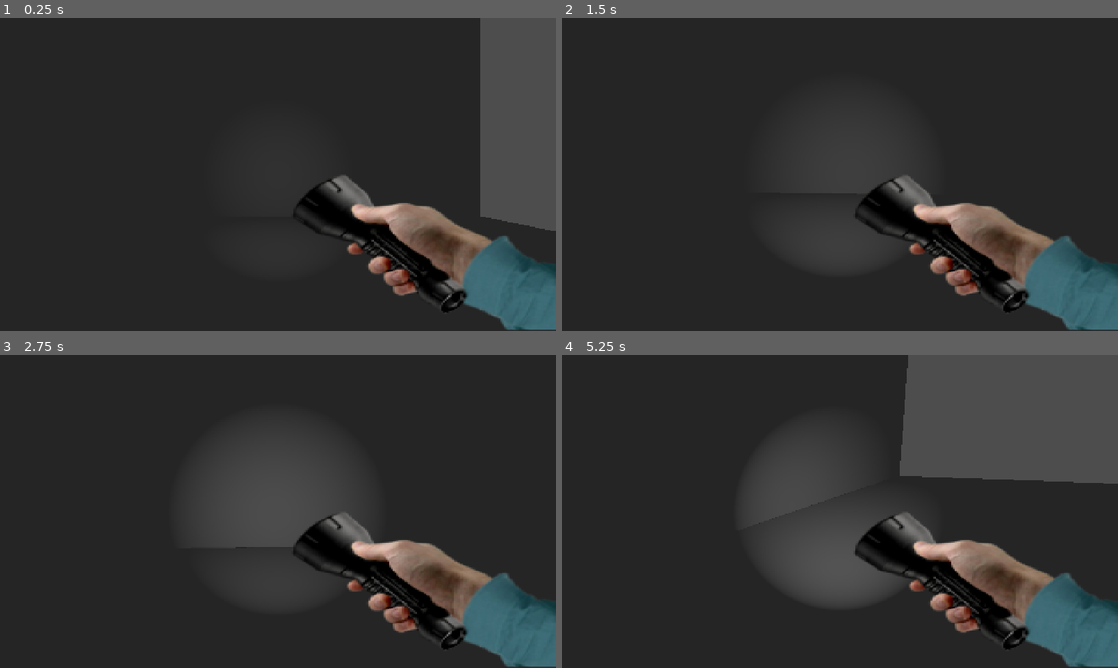
Above: before the commit, frames 1-4 (two rows, left to right).
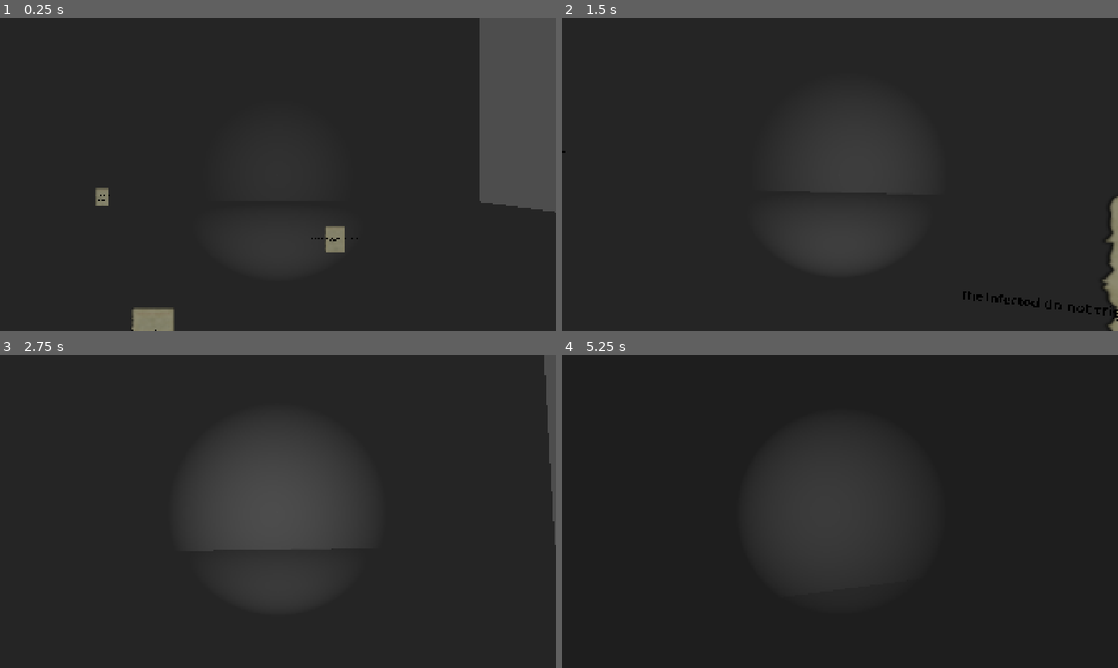
Above: after the commit, the same moments.

Repository: etherstep/mycophobia
Game: Godot game, scene res://Scenes/world.tscn
Same seed, same stepped clock (60 frames per second), same inputs: the game is played once before the commit and once after it.
Inputs (mouse positions are in pixels of both pictures, inside the frame that each line leads up to):
- Up to frame 1 (0.25 s): no input
- Up to frame 2 (1.5 s): move the mouse to (867, 174) at 0.52 s; hold Up (ui_up) from 0.53 s (still down); click (867, 174) at 0.6 s; move the mouse to (812, 174) at 1.27 s; click (812, 174) at 1.35 s
- Up to frame 3 (2.75 s): keep holding Up (ui_up); move the mouse to (289, 505) at 2.02 s; click (289, 505) at 2.1 s
- Up to frame 4 (5.25 s): move the mouse to (834, 517) at 2.77 s; click (834, 517) at 2.85 s; move the mouse to (878, 514) at 3.52 s; click (878, 514) at 3.6 s; tap Escape (ui_cancel) at 4.15 s; move the mouse to (673, 464) at 4.27 s; release Up (ui_up) at 4.28 s; hold Left (ui_left) 4.28-5.03 s; click (673, 464) at 4.35 s; tap Tab (inventory, bound only after the commit) at 4.9 s; move the mouse to (845, 511) at 5.02 s; hold Up (ui_up) from 5.03 s (still down); click (845, 511) at 5.1 s

The runs differ from the first frame. In frame 1, 11% of the frame differs, in the area x 17-100%, y 0-100%; in frame 2, 10%; in frame 3, 10%; in frame 4, 27%, in the area x 41-100%, y 0-100%.

Commit message:
Inventory/notes/interacting/crosshair

Diff:
--- /dev/null
+++ b/Items/note_1.tres
@@ -0,0 +1,21 @@
+[gd_resource type="Resource" script_class="ItemData" format=3 uid="uid://wuon56xger2q"]
+
+[ext_resource type="Script" uid="uid://dafwh6dm3o2hn" path="res://Scripts/Resources/ItemData.gd" id="1_wn210"]
+[ext_resource type="Texture2D" uid="uid://y3wffoaoc0gx" path="res://Assets/PNG-Single Sheet-02.png" id="2_wn210"]
+
+[resource]
+script = ExtResource("1_wn210")
+name = "note_1"
+item_type = 1
+texture = ExtResource("2_wn210")
+text = "Houses infected.
+Breathing out spores.
+People transforming.
+Made a mistake.
+Salt dries the people out.
+Run to avoid mushroom people, facemasks useless.
+Salt and then fire destroys the spore shooters.
+Salt water restores health for infected lungs.
+
+Dr. Donovan"
+metadata/_custom_type_script = "uid://dafwh6dm3o2hn"
--- /dev/null
+++ b/Items/note_2.tres
@@ -0,0 +1,16 @@
+[gd_resource type="Resource" script_class="ItemData" format=3 uid="uid://ck2x7gq3y85ng"]
+
+[ext_resource type="Script" uid="uid://dafwh6dm3o2hn" path="res://Scripts/Resources/ItemData.gd" id="1_4ato6"]
+[ext_resource type="Texture2D" uid="uid://y3wffoaoc0gx" path="res://Assets/PNG-Single Sheet-02.png" id="2_v23vv"]
+
+[resource]
+script = ExtResource("1_4ato6")
+name = "note_2"
+item_type = 1
+texture = ExtResource("2_v23vv")
+text = "Need to restore the people’s health.
+Thought I knew what I was doing.
+The cave at the edge of town had a special mushroom. I thought it might be interesting to test it.
+It crossbred with the houses. Now they’re dangerous.
+Dr. Donovan"
+metadata/_custom_type_script = "uid://dafwh6dm3o2hn"
--- /dev/null
+++ b/Items/note_3.tres
@@ -0,0 +1,13 @@
+[gd_resource type="Resource" script_class="ItemData" format=3 uid="uid://buqhpnvq3x60w"]
+
+[ext_resource type="Script" uid="uid://dafwh6dm3o2hn" path="res://Scripts/Resources/ItemData.gd" id="1_owpok"]
+[ext_resource type="Texture2D" uid="uid://y3wffoaoc0gx" path="res://Assets/PNG-Single Sheet-02.png" id="2_2xg3g"]
+
+[resource]
+script = ExtResource("1_owpok")
+name = "note_3"
+item_type = 1
+texture = ExtResource("2_2xg3g")
+text = "The infected do not trigger the spore shooters or other infected people.
+Dr. Donovan"
+metadata/_custom_type_script = "uid://dafwh6dm3o2hn"
--- /dev/null
+++ b/Items/note_4.tres
@@ -0,0 +1,15 @@
+[gd_resource type="Resource" script_class="ItemData" format=3 uid="uid://gs3xlxv3tk2m"]
+
+[ext_resource type="Script" uid="uid://dafwh6dm3o2hn" path="res://Scripts/Resources/ItemData.gd" id="1_bhbqf"]
+[ext_resource type="Texture2D" uid="uid://y3wffoaoc0gx" path="res://Assets/PNG-Single Sheet-02.png" id="2_d2s8c"]
+
+[resource]
+script = ExtResource("1_bhbqf")
+name = "note_4"
+item_type = 1
+texture = ExtResource("2_d2s8c")
+text = "The mother mushroom links all the others.
+Salt and fire her, and all will reset.
+I could not get past the cloud to reach the center.
+Dr. Donovan"
+metadata/_custom_type_script = "uid://dafwh6dm3o2hn"
--- /dev/null
+++ b/Scenes/Collectable/collectible.tscn
@@ -0,0 +1,43 @@
+[gd_scene format=3 uid="uid://mrel6vbb8f75"]
+
+[ext_resource type="Script" uid="uid://c2g4mg6q43r6o" path="res://Scripts/collectible.gd" id="1_sbuda"]
+[ext_resource type="Resource" uid="uid://wuon56xger2q" path="res://Items/note_1.tres" id="2_bhxhe"]
+[ext_resource type="Texture2D" uid="uid://y3wffoaoc0gx" path="res://Assets/PNG-Single Sheet-02.png" id="3_8nals"]
+[ext_resource type="FontFile" uid="uid://cro8r0d8svrul" path="res://Assets/Fonts/Bastliga One.ttf" id="4_8nals"]
+
+[sub_resource type="BoxShape3D" id="BoxShape3D_y1mi7"]
+size = Vector3(0.12124634, 0.18652344, 0.0072631836)
+
+[node name="Collectible" type="Area3D" unique_id=376975287 node_paths=PackedStringArray("sprite", "label")]
+script = ExtResource("1_sbuda")
+item_data = ExtResource("2_bhxhe")
+sprite = NodePath("Sprite3D")
+label = NodePath("Label3D")
+
+[node name="Sprite3D" type="Sprite3D" parent="." unique_id=936071494]
+modulate = Color(0.6189661, 0.6073571, 0.5496641, 1)
+texture = ExtResource("3_8nals")
+
+[node name="CollisionShape3D" type="CollisionShape3D" parent="." unique_id=1578078474]
+transform = Transform3D(30.145, 0, 0, 0, 30.145, 0, 0, 0, 30.145, -0.017019242, 0.18081379, 0.022004038)
+shape = SubResource("BoxShape3D_y1mi7")
+
+[node name="Label3D" type="Label3D" parent="." unique_id=457749072]
+transform = Transform3D(1, 0, 0, 0, 1, 0, 0, 0, 1, 0, -0.05897358, 0.0056913495)
+alpha_cut = 1
+modulate = Color(0, 0, 0, 1)
+text = "Houses infected.
+Breathing out spores.
+People transforming.
+Made a mistake.
+Salt dries the people out.
+Run to avoid mushroom people, facemasks useless.
+Salt and then fire
+destroys the spore shooters.
+Salt water restores healthfor infected lungs.
+
+
+Dr. Donovan"
+font = ExtResource("4_8nals")
+font_size = 48
+outline_size = 2
--- /dev/null
+++ b/Scenes/Inventory/inventory.tscn
@@ -0,0 +1,6 @@
+[gd_scene format=3 uid="uid://c0v0snal5vfl3"]
+
+[ext_resource type="Script" uid="uid://doit532aggyvj" path="res://Scripts/Inventory/inventory.gd" id="1_lfv3a"]
+
+[node name="Inventory" type="Node" unique_id=2098244082]
+script = ExtResource("1_lfv3a")
--- /dev/null
+++ b/Scenes/Inventory/inventory_slot.tscn
@@ -0,0 +1,9 @@
+[gd_scene format=3 uid="uid://bebx4uwqtoxd6"]
+
+[ext_resource type="Script" uid="uid://btil6c3e8ntyu" path="res://Scripts/Inventory/inventory_slot.gd" id="1_3qr85"]
+
+[node name="InventorySlot" type="PanelContainer" unique_id=1856159485]
+script = ExtResource("1_3qr85")
+
+[node name="TextureRect" type="TextureRect" parent="." unique_id=264708544]
+layout_mode = 2
--- /dev/null
+++ b/Scenes/Inventory/inventory_ui.tscn
@@ -0,0 +1,73 @@
+[gd_scene format=3 uid="uid://c7un65hd14m7y"]
+
+[ext_resource type="Script" uid="uid://car8gcbef5qxc" path="res://Scripts/Inventory/inventory_ui.gd" id="1_a3clf"]
+[ext_resource type="FontFile" uid="uid://bpjw2t3qpj5rj" path="res://Assets/Fonts/Bastliga One.otf" id="3_s1kqi"]
+
+[node name="Inventory_ui" type="Control" unique_id=196500527 node_paths=PackedStringArray("item_texture", "item_text")]
+layout_mode = 3
+anchors_preset = 15
+anchor_right = 1.0
+anchor_bottom = 1.0
+grow_horizontal = 2
+grow_vertical = 2
+script = ExtResource("1_a3clf")
+item_texture = NodePath("ItemDetails/ItemTexture")
+item_text = NodePath("ItemDetails/ItemTexture/ItemText")
+
+[node name="Slots" type="GridContainer" parent="." unique_id=863513507]
+layout_mode = 0
+theme_override_constants/h_separation = 0
+theme_override_constants/v_separation = 0
+columns = 4
+
+[node name="Panel" type="Panel" parent="." unique_id=92153644]
+layout_mode = 1
+anchors_preset = 15
+anchor_right = 1.0
+anchor_bottom = 1.0
+grow_horizontal = 2
+grow_vertical = 2
+mouse_filter = 2
+
+[node name="ItemDetails" type="VBoxContainer" parent="." unique_id=1842983767]
+layout_mode = 0
+
+[node name="ItemTexture" type="TextureRect" parent="ItemDetails" unique_id=1113905775]
+layout_mode = 2
+
+[node name="ItemText" type="Label" parent="ItemDetails/ItemTexture" unique_id=944290168]
+layout_mode = 0
+offset_right = 1.0
+offset_bottom = 32.0
+theme_override_colors/font_color = Color(0, 0, 0, 1)
+theme_override_fonts/font = ExtResource("3_s1kqi")
+theme_override_font_sizes/font_size = 21
+horizontal_alignment = 1
+vertical_alignment = 1
+
+[node name="NoteView" type="Control" parent="." unique_id=2013187292]
+anchors_preset = 0
+offset_right = 40.0
+offset_bottom = 40.0
+
+[node name="NoteTexture" type="TextureRect" parent="NoteView" unique_id=277415346]
+layout_mode = 0
+offset_right = 40.0
+offset_bottom = 40.0
+
+[node name="NoteText" type="RichTextLabel" parent="NoteView" unique_id=960714025]
+layout_mode = 0
+offset_right = 40.0
+offset_bottom = 40.0
+theme_override_colors/default_color = Color(0, 0, 0, 1)
+theme_override_fonts/normal_font = ExtResource("3_s1kqi")
+theme_override_font_sizes/normal_font_size = 62
+bbcode_enabled = true
+
+[node name="NoteReadablePanel" type="PanelContainer" parent="NoteView" unique_id=1291626641]
+layout_mode = 0
+offset_right = 40.0
+offset_bottom = 40.0
+
+[node name="NoteReadableText" type="RichTextLabel" parent="NoteView/NoteReadablePanel" unique_id=660730989]
+layout_mode = 2
--- /dev/null
+++ b/Scenes/camera_3d.gd
@@ -0,0 +1,60 @@
+
+extends Camera3D
+
+@export var interaction_distance: float = 4.0
+@export var crosshair: Label
+
+var current_target: Object = null
+
+
+func _process(_delta: float) -> void:
+	update_target()
+
+
+func _unhandled_input(event: InputEvent) -> void:
+	if event is InputEventMouseButton \
+	and event.button_index == MOUSE_BUTTON_LEFT \
+	and event.pressed:
+
+		if Input.mouse_mode != Input.MOUSE_MODE_CAPTURED:
+			return
+
+		if is_instance_valid(current_target):
+			if current_target.has_method("interact"):
+				current_target.interact()
+
+
+func update_target() -> void:
+	var screen_center := get_viewport().get_visible_rect().size / 2.0
+	var ray_origin := project_ray_origin(screen_center)
+	var ray_direction := project_ray_normal(screen_center)
+
+	var query := PhysicsRayQueryParameters3D.create(
+		ray_origin,
+		ray_origin + ray_direction * interaction_distance
+	)
+	query.collide_with_areas = true
+	query.collide_with_bodies = true
+	query.exclude = [get_parent().get_rid()]
+
+	var result := get_world_3d().direct_space_state.intersect_ray(query)
+	var new_target: Object = null
+
+	if not result.is_empty():
+		var hit = result["collider"]
+		if hit.has_method("interact"):
+			new_target = hit
+
+	if new_target != current_target:
+		if is_instance_valid(current_target):
+			if current_target.has_method("set_hovered"):
+				current_target.set_hovered(false)
+
+		current_target = new_target
+
+		if is_instance_valid(current_target):
+			if current_target.has_method("set_hovered"):
+				current_target.set_hovered(true)
+
+	if is_instance_valid(crosshair):
+		crosshair.text = "+" if is_instance_valid(current_target) else "·"
--- a/Scenes/player.tscn
+++ b/Scenes/player.tscn
@@ -2,6 +2,7 @@
 
 [ext_resource type="Script" uid="uid://dan8rdmtctyco" path="res://Scripts/player.gd" id="1_v0iea"]
 [ext_resource type="Texture2D" uid="uid://4lasgcmipv8" path="res://Assets/Sprites/flashlight.png" id="2_cvnsp"]
+[ext_resource type="Script" uid="uid://jn25rxf5yoyl" path="res://Scenes/camera_3d.gd" id="2_cvnsp"]
 
 [sub_resource type="CapsuleShape3D" id="CapsuleShape3D_baysf"]
 height = 2.6291504
@@ -13,7 +14,7 @@
 transform = Transform3D(1, 0, 0, 0, 1, 0, 0, 0, 1, 0, 1.2845459, 0)
 shape = SubResource("CapsuleShape3D_baysf")
 
-[node name="Camera3D" type="Camera3D" parent="." unique_id=1325310241]
+[node name="Camera3D" type="Camera3D" parent="." unique_id=1325310241 node_paths=PackedStringArray("crosshair")]
 transform = Transform3D(1, 0, 0, 0, 1, 0, 0, 0, 1, 0, 2.125563, 0)
 current = true
 
@@ -22,6 +23,9 @@
 shadow_enabled = true
 spot_range = 30.0
 spot_angle = 30.0
+script = ExtResource("2_cvnsp")
+interaction_distance = null
+crosshair = NodePath("../HUD/Crosshair")
 
 [node name="InteractRay" type="RayCast3D" parent="Camera3D" unique_id=952571717]
 target_position = Vector3(0, 0, -2.6)
@@ -36,3 +40,20 @@
 grow_vertical = 2
 texture = ExtResource("2_cvnsp")
 expand_mode = 3
+[node name="HUD" type="CanvasLayer" parent="." unique_id=706489439]
+
+[node name="Crosshair" type="Label" parent="HUD" unique_id=437704891]
+anchors_preset = 8
+anchor_left = 0.5
+anchor_top = 0.5
+anchor_right = 0.5
+anchor_bottom = 0.5
+offset_left = -20.0
+offset_top = -20.0
+offset_right = 20.0
+offset_bottom = 20.0
+grow_horizontal = 2
+grow_vertical = 2
+text = "·"
+horizontal_alignment = 1
+vertical_alignment = 1
--- a/Scenes/world.tscn
+++ b/Scenes/world.tscn
@@ -2,6 +2,12 @@
 
 [ext_resource type="PackedScene" uid="uid://casgcs7q8ujxx" path="res://Scenes/player.tscn" id="1_a02cp"]
 [ext_resource type="PackedScene" uid="uid://gbgmc8mxfeg5" path="res://Scenes/enemy.tscn" id="2_go701"]
+[ext_resource type="PackedScene" uid="uid://c0v0snal5vfl3" path="res://Scenes/Inventory/inventory.tscn" id="3_fo5ed"]
+[ext_resource type="PackedScene" uid="uid://c7un65hd14m7y" path="res://Scenes/Inventory/inventory_ui.tscn" id="4_5ukr8"]
+[ext_resource type="PackedScene" uid="uid://mrel6vbb8f75" path="res://Scenes/Collectable/collectible.tscn" id="5_o06y3"]
+[ext_resource type="Resource" uid="uid://ck2x7gq3y85ng" path="res://Items/note_2.tres" id="7_5v1tr"]
+[ext_resource type="Resource" uid="uid://buqhpnvq3x60w" path="res://Items/note_3.tres" id="8_0fj1v"]
+[ext_resource type="Resource" uid="uid://gs3xlxv3tk2m" path="res://Items/note_4.tres" id="9_ikia7"]
 
 [sub_resource type="Environment" id="Environment_baysf"]
 ambient_light_energy = 0.1
@@ -39,8 +45,32 @@
 transform = Transform3D(1, 4.144645e-05, -5.3947766e-05, -4.142441e-05, 0.99999994, 0.00027505087, 5.396469e-05, -0.00027504755, 0.99999994, -1.7321346, -0.33124948, -4.384234)
 shape = SubResource("BoxShape3D_baysf")
 
-[node name="Player" parent="." unique_id=892995834 instance=ExtResource("1_a02cp")]
-transform = Transform3D(1, 0, 0, 0, 1, 0, 0, 0, 1, 0, 3.7738996, 0)
+[node name="Player" parent="." unique_id=892995834 node_paths=PackedStringArray("inventory_ui") instance=ExtResource("1_a02cp")]
+transform = Transform3D(1, 0, 0, 0, 1, 0, 0, 0, 1, 0, 2, 0)
+inventory_ui = NodePath("../Inventory_ui")
 
 [node name="Enemy" parent="." unique_id=1972230293 instance=ExtResource("2_go701")]
 transform = Transform3D(4.6, 0, 0, 0, 4.6, 0, 0, 0, 4.6, 0, 0.9149241, 0)
+
+[node name="Inventory" parent="." unique_id=2098244082 groups=["inventory"] instance=ExtResource("3_fo5ed")]
+
+[node name="Inventory_ui" parent="." unique_id=196500527 node_paths=PackedStringArray("inventory") instance=ExtResource("4_5ukr8")]
+visible = false
+inventory = NodePath("../Inventory")
+
+[node name="Collectibles" type="Node3D" parent="." unique_id=3839576]
+
+[node name="Note_1" parent="Collectibles" unique_id=376975287 instance=ExtResource("5_o06y3")]
+transform = Transform3D(0.14381513, 0, -0.01849884, 0, 0.145, 0, 0.01849884, 0, 0.14381513, 1.7368666, 1.0764514, -1.4891031)
+
+[node name="Note_2" parent="Collectibles" unique_id=582842785 instance=ExtResource("5_o06y3")]
+transform = Transform3D(0.145, 0, 0, 0, 0.145, 0, 0, 0, 0.145, -6.5571527, 2.944763, -7.5704565)
+item_data = ExtResource("7_5v1tr")
+
+[node name="Note_3" parent="Collectibles" unique_id=1202877062 instance=ExtResource("5_o06y3")]
+transform = Transform3D(0.145, 0, 0, 0, 0.145, 0, 0, 0, 0.145, 1.4764042, 2.1105397, -5.3393574)
+item_data = ExtResource("8_0fj1v")
+
+[node name="Note_4" parent="Collectibles" unique_id=861819309 instance=ExtResource("5_o06y3")]
+transform = Transform3D(0.145, 0, 0, 0, 0.145, 0, 0, 0, 0.145, -1.5221806, 1.843358, -2.46498)
+item_data = ExtResource("9_ikia7")
--- /dev/null
+++ b/Scripts/Inventory/inventory.gd
@@ -0,0 +1,22 @@
+extends Node
+class_name Inventory
+
+signal inventory_changed
+
+@export var max_slots: int = 20
+
+var items: Array[ItemData] = []
+
+func add_item(item: ItemData) -> bool:
+	if item == null:
+		return false
+
+	if items.size() >= max_slots:
+		print("Inventory is full!")
+		return false
+
+	items.append(item)
+	inventory_changed.emit()
+
+	print("Added to inventory: ", item.name)
+	return true
--- /dev/null
+++ b/Scripts/Inventory/inventory_slot.gd
@@ -0,0 +1,9 @@
+extends PanelContainer
+
+@onready var icon: TextureRect = $TextureRect
+
+var item: ItemData
+
+func set_item(new_item: ItemData) -> void:
+	item = new_item
+	icon.texture = item.icon
--- /dev/null
+++ b/Scripts/Inventory/inventory_ui.gd
@@ -0,0 +1,163 @@
+
+extends Control
+
+@export var inventory: Inventory
+
+@onready var slots: GridContainer = $Slots
+@export var item_texture: TextureRect
+@export var item_text: Label
+
+@onready var note_view: Control = $NoteView
+@onready var note_texture: TextureRect = $NoteView/NoteTexture
+@onready var note_text: RichTextLabel = $NoteView/NoteText
+@onready var note_readable_text: RichTextLabel = $NoteView/NoteReadablePanel/NoteReadableText
+@onready var note_readable_panel: PanelContainer = $NoteView/NoteReadablePanel
+
+var selected_item: ItemData = null
+var readable_font: Font = ThemeDB.fallback_font
+var decorative_font: Font = preload("res://Assets/Fonts/Bastliga One.otf")
+
+
+func _ready() -> void:
+	note_view.visible = false
+	note_readable_panel.add_theme_stylebox_override(
+		"panel",
+		_create_readable_text_background()
+	)
+
+	if inventory == null:
+		push_warning("Assign the Inventory node in the Inspector.")
+		return
+
+	inventory.inventory_changed.connect(refresh_inventory)
+	refresh_inventory()
+
+
+func refresh_inventory() -> void:
+	for child in slots.get_children():
+		child.queue_free()
+
+	for item in inventory.items:
+		var slot := Control.new()
+		slot.custom_minimum_size = Vector2(80, 80)
+		slot.mouse_filter = Control.MOUSE_FILTER_STOP
+
+		# Item texture
+		var new_item_icon := TextureRect.new()
+		new_item_icon.set_anchors_and_offsets_preset(Control.PRESET_FULL_RECT)
+		new_item_icon.expand_mode = TextureRect.EXPAND_IGNORE_SIZE
+		new_item_icon.stretch_mode = TextureRect.STRETCH_KEEP_ASPECT_CENTERED
+		new_item_icon.texture = item.texture
+		new_item_icon.mouse_filter = Control.MOUSE_FILTER_IGNORE
+		slot.add_child(new_item_icon)
+
+		# Decorative text over inventory texture
+		var new_item_text := Label.new()
+		new_item_text.set_anchors_and_offsets_preset(Control.PRESET_FULL_RECT)
+		new_item_text.text = item.text
+		new_item_text.horizontal_alignment = HORIZONTAL_ALIGNMENT_CENTER
+		new_item_text.vertical_alignment = VERTICAL_ALIGNMENT_CENTER
+		new_item_text.autowrap_mode = TextServer.AUTOWRAP_WORD
+		new_item_text.clip_text = true
+		new_item_text.mouse_filter = Control.MOUSE_FILTER_IGNORE
+		new_item_text.add_theme_font_override("font", decorative_font)
+		new_item_text.add_theme_font_size_override("font_size", 2)
+		new_item_text.add_theme_color_override("font_color", Color.WHITE)
+		new_item_text.add_theme_color_override("font_shadow_color", Color.BLACK)
+		new_item_text.add_theme_constant_override("shadow_offset_x", 1)
+		new_item_text.add_theme_constant_override("shadow_offset_y", 1)
+		slot.add_child(new_item_text)
+
+		slot.gui_input.connect(_on_slot_input.bind(item))
+		slots.add_child(slot)
+
+
+func _create_readable_text_background() -> StyleBoxFlat:
+	var style := StyleBoxFlat.new()
+	style.bg_color = Color(0.004, 0.004, 0.004, 0.745)
+	style.set_corner_radius_all(8)
+	style.set_content_margin_all(16)
+	return style
+
+
+func _update_readable_panel() -> void:
+	if note_texture.texture == null:
+		return
+
+	var texture_size: Vector2 = note_texture.texture.get_size()
+	var available_size: Vector2 = note_view.size
+
+	if texture_size.x <= 0 or texture_size.y <= 0:
+		return
+	if available_size.x <= 0 or available_size.y <= 0:
+		return
+
+	# Match the actual Keep Aspect Centered image dimensions.
+	var scale_factor: float = minf(
+		available_size.x / texture_size.x,
+		available_size.y / texture_size.y
+	)
+
+	var displayed_size: Vector2 = texture_size * scale_factor
+
+	note_readable_panel.size = displayed_size
+	note_readable_panel.position = (available_size - displayed_size) / 2
+
+
+func _on_slot_input(event: InputEvent, item: ItemData) -> void:
+	if event is InputEventMouseButton:
+		if event.button_index == MOUSE_BUTTON_LEFT and event.pressed:
+			if item.item_type == ItemData.ItemType.NOTE:
+				note_view.set_anchors_and_offsets_preset(Control.PRESET_FULL_RECT)
+				note_view.visible = true
+
+				# Note image
+				note_texture.set_anchors_and_offsets_preset(Control.PRESET_FULL_RECT)
+				note_texture.expand_mode = TextureRect.EXPAND_FIT_WIDTH_PROPORTIONAL
+				note_texture.stretch_mode = TextureRect.STRETCH_KEEP_ASPECT_CENTERED
+				note_texture.texture = item.texture
+
+				# Decorative text on the note
+				note_text.set_anchors_and_offsets_preset(Control.PRESET_FULL_RECT)
+				note_text.text = item.text
+				note_text.horizontal_alignment = HORIZONTAL_ALIGNMENT_CENTER
+				note_text.vertical_alignment = VERTICAL_ALIGNMENT_CENTER
+				note_text.autowrap_mode = TextServer.AUTOWRAP_WORD
+				note_text.add_theme_font_override("normal_font", decorative_font)
+				note_text.add_theme_font_size_override("normal_font_size", 64)
+				note_text.add_theme_color_override("default_color", Color.BLACK)
+
+				# Plain, readable text overlay
+				note_readable_panel.visible = true
+				note_readable_text.text = item.text
+				note_readable_text.add_theme_font_override("normal_font", readable_font)
+				note_readable_text.add_theme_font_size_override("normal_font_size", 22)
+				note_readable_text.add_theme_color_override(
+					"default_color",
+					Color(1.0, 1.0, 1.0, 1.0)
+				)
+				note_readable_text.autowrap_mode = TextServer.AUTOWRAP_WORD
+				note_readable_text.horizontal_alignment = HORIZONTAL_ALIGNMENT_CENTER
+				note_readable_text.vertical_alignment = VERTICAL_ALIGNMENT_CENTER
+
+				# Wait for layout, then size the panel to the displayed note.
+				await get_tree().process_frame
+				_update_readable_panel()
+
+
+func _input(event: InputEvent) -> void:
+	if note_view.visible and event.is_action_pressed("ui_cancel"):
+		note_view.visible = false
+		get_viewport().set_input_as_handled()
+
+
+func _on_item_selected(item: ItemData) -> void:
+	selected_item = item
+	item_texture.texture = item.texture
+	item_text.text = item.name
+
+
+func _clear_details() -> void:
+	selected_item = null
+	item_texture.texture = null
+	item_text.text = "No item selected"
--- /dev/null
+++ b/Scripts/Resources/ItemData.gd
@@ -0,0 +1,11 @@
+extends Resource
+class_name ItemData
+
+enum ItemType { ITEM, NOTE }
+
+@export var name : String = ""
+@export var item_type: ItemType = ItemType.ITEM
+@export var stack_limit : int = 1
+@export var texture : Texture2D
+
+@export_multiline var text: String = ""
--- /dev/null
+++ b/Scripts/collectible.gd
@@ -0,0 +1,35 @@
+extends Area3D
+
+@export var item_data: ItemData
+@export var sprite: Sprite3D
+@export var label: Label3D
+
+const BASE_SCALE = Vector3(0.15, 0.15, 0.15)
+var original_modulate: Color
+
+func _ready() -> void:
+	if item_data == null:
+		return
+	sprite.texture = item_data.texture
+	scale = BASE_SCALE
+	label.text = item_data.text
+	original_modulate = sprite.modulate
+
+func interact() -> void:
+	if item_data == null:
+		return
+	print("interacting")
+	var inventory = get_tree().get_first_node_in_group("inventory")
+
+	if inventory == null:
+		print("No Inventory node found in the 'inventory' group.")
+		return
+
+	if inventory.add_item(item_data):
+		queue_free()
+
+func set_hovered(hovered: bool) -> void:
+	if hovered:
+		sprite.modulate = Color("ffffffff")
+	else:
+		sprite.modulate = original_modulate
--- a/Scripts/player.gd
+++ b/Scripts/player.gd
@@ -9,6 +9,7 @@
 var pitch := 0.0
 
 @onready var camera_3d: Camera3D = $Camera3D
+@export var inventory_ui: Control
 
 func _ready() -> void:
 	Input.mouse_mode = Input.MOUSE_MODE_CAPTURED
@@ -16,6 +17,9 @@
 func _unhandled_input(event: InputEvent) -> void:
 	if event.is_action_pressed("ui_cancel"):
 		Input.mouse_mode = Input.MOUSE_MODE_VISIBLE
+		return
+	if event.is_action_pressed("inventory"):
+		toggle_inventory()
 		return
 	if event is InputEventMouseButton and event.pressed and event.button_index == MOUSE_BUTTON_LEFT:
 		if Input.mouse_mode != Input.MOUSE_MODE_CAPTURED:
@@ -30,6 +34,16 @@
 		camera_3d.rotation.x = pitch
 		return
 
+func toggle_inventory() -> void:
+	if inventory_ui:
+		inventory_ui.visible = not inventory_ui.visible
+
+		if inventory_ui.visible:
+			Input.mouse_mode = Input.MOUSE_MODE_VISIBLE
+		else:
+			Input.mouse_mode = Input.MOUSE_MODE_CAPTURED
+
+		get_viewport().set_input_as_handled()
 
 func _physics_process(delta: float) -> void:
 	# Add the gravity.
--- a/project.godot
+++ b/project.godot
@@ -17,10 +17,24 @@
 
 [display]
 
-window/size/viewport_width=1280
-window/size/viewport_height=720
+window/size/viewport_width=1920
+window/size/viewport_height=1080
+window/size/mode=3
 window/stretch/mode="canvas_items"
 window/stretch/aspect="expand"
+
+[input]
+
+interact={
+"deadzone": 0.2,
+"events": [Object(InputEventMouseButton,"resource_local_to_scene":false,"resource_name":"","device":-1,"window_id":0,"alt_pressed":false,"shift_pressed":false,"ctrl_pressed":false,"meta_pressed":false,"button_mask":0,"position":Vector2(0, 0),"global_position":Vector2(0, 0),"factor":1.0,"button_index":1,"canceled":false,"pressed":false,"double_click":false,"script":null)
+]
+}
+inventory={
+"deadzone": 0.2,
+"events": [Object(InputEventKey,"resource_local_to_scene":false,"resource_name":"","device":16,"window_id":0,"alt_pressed":false,"shift_pressed":false,"ctrl_pressed":false,"meta_pressed":false,"pressed":false,"keycode":0,"physical_keycode":4194306,"key_label":0,"unicode":0,"location":0,"echo":false,"script":null)
+]
+}
 
 [physics]
 
Binary file added: Assets/Fonts/Bastliga One.otf
Not shown, added: Assets/Fonts/Bastliga One.otf.import
Binary file added: Assets/PNG-Single Sheet-02.png
Not shown, added: Assets/PNG-Single Sheet-02.png.import
Not shown, added: Scenes/camera_3d.gd.uid
Not shown, added: Scripts/Inventory/inventory.gd.uid
Not shown, added: Scripts/Inventory/inventory_slot.gd.uid
Not shown, added: Scripts/Inventory/inventory_ui.gd.uid
Not shown, added: Scripts/Resources/ItemData.gd.uid
Not shown, added: Scripts/collectible.gd.uid
